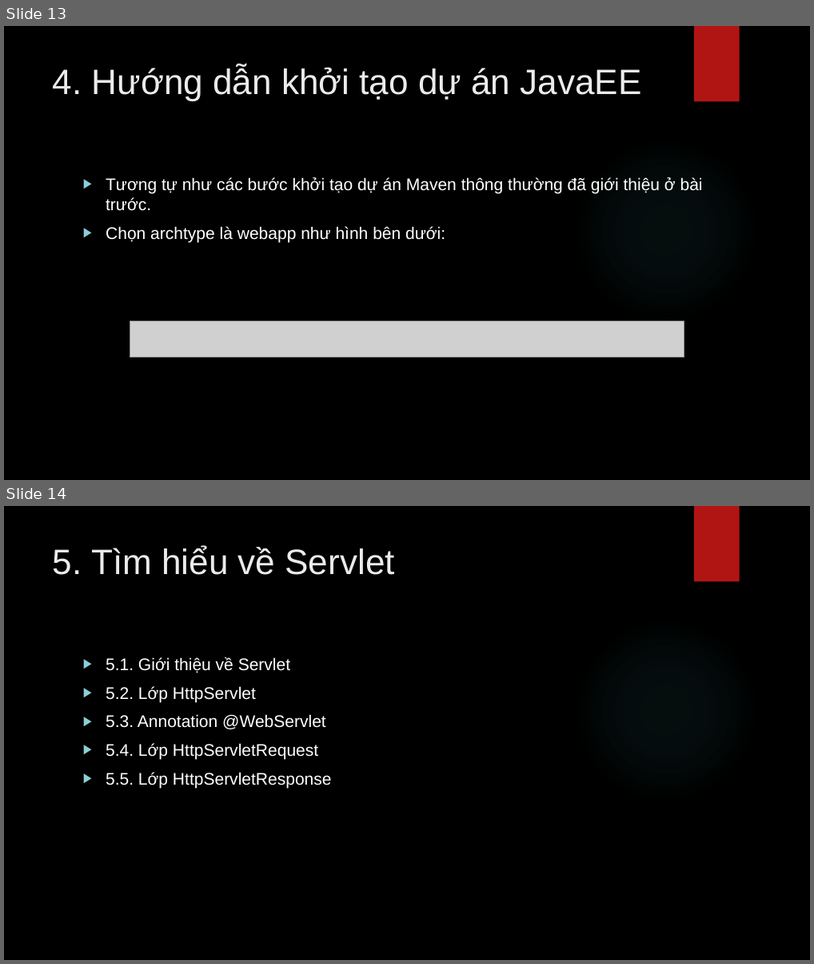
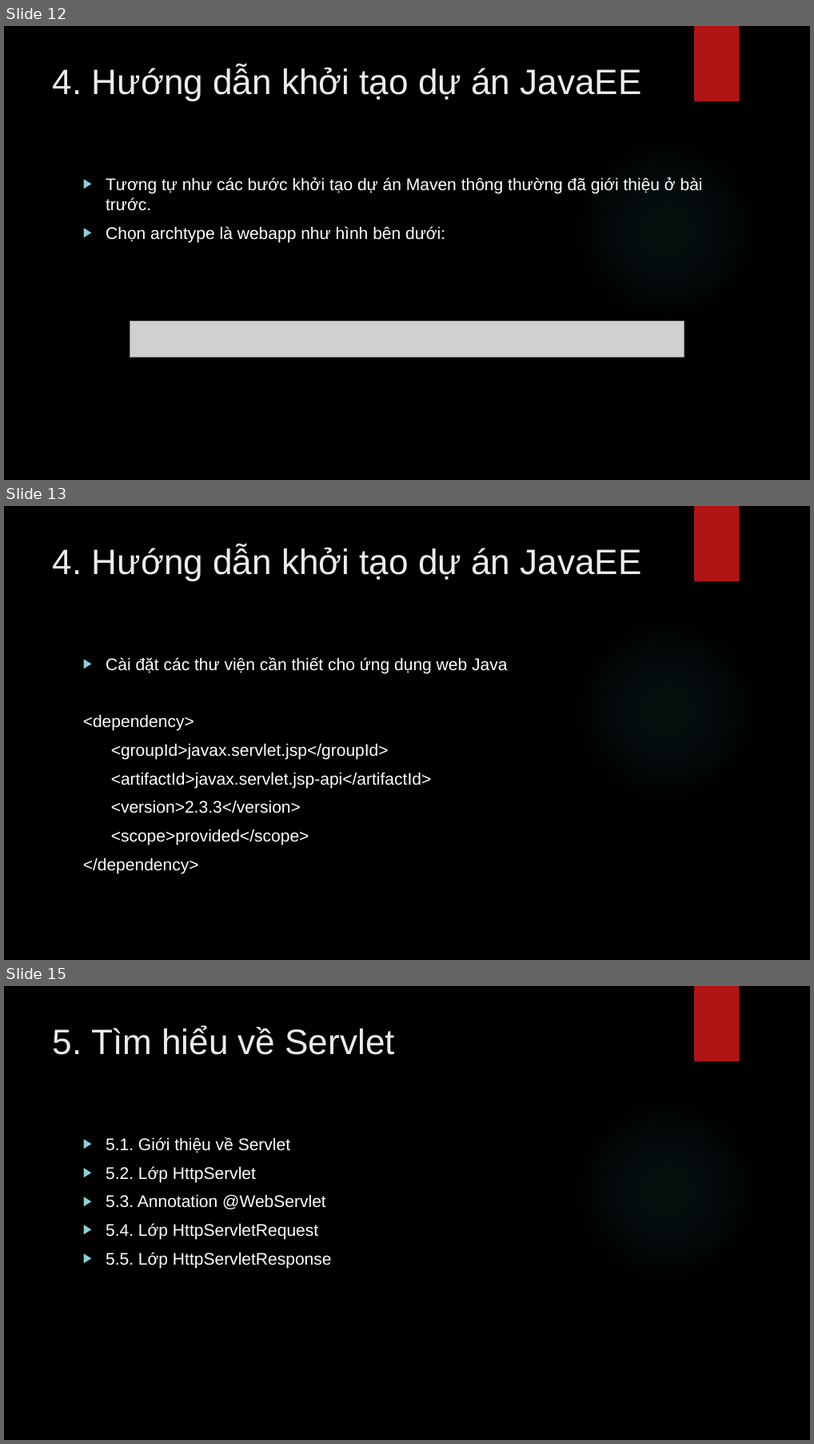
Before and after one commit to lequochai26/GDUTraining_Basic_Java_Web_Development, a slide deck: Slides/Day_7_1.pptx. Shown one above the other, each under a label of ours: slides 13 and 14 before the commit, slides 12, 13 and 15 after it; the slides between them are not shown. The pictures are 814x964 and 814x1444 pixels, drawn with LibreOffice and Linux fonts; fonts in the diff are those of the drawing; grey boxes stand for pictures; background and template pictures are left out. Boxes give left, top, right and bottom in pixels: in the first picture for what was removed or moved away, otherwise in the second. Text is boxed around its words. In the diff, an @@ line names an element or a change of style, - is before the commit and + after.

```diff
--- a/Slides/Day_7_1.pptx
+++ b/Slides/Day_7_1.pptx
@@ slide 13 added at <box>4,506,810,960</box>, background picture (left out); not listed: 2 template elements that a slide beside it also shows @@
@@ title added at <box>53,545,642,580</box>, 42 pt, text #EBEBEB @@
+4. Hướng dẫn khởi tạo dự án JavaEE
@@ text added at <box>83,657,507,873</box>, 20 pt, text #FFFFFF @@
+▶ Cài đặt các thư viện cần thiết cho ứng dụng web Java
+<dependency>
+<groupId>javax.servlet.jsp</groupId>
+<artifactId>javax.servlet.jsp-api</artifactId>
+<version>2.3.3</version>
+<scope>provided</scope>
+</dependency>
@@ what was slide 13 is now slide 12 @@
@@ what was slide 14 is now slide 15 @@
```
Also in this commit, not shown: 1 other slide added, 1 slide removed.
